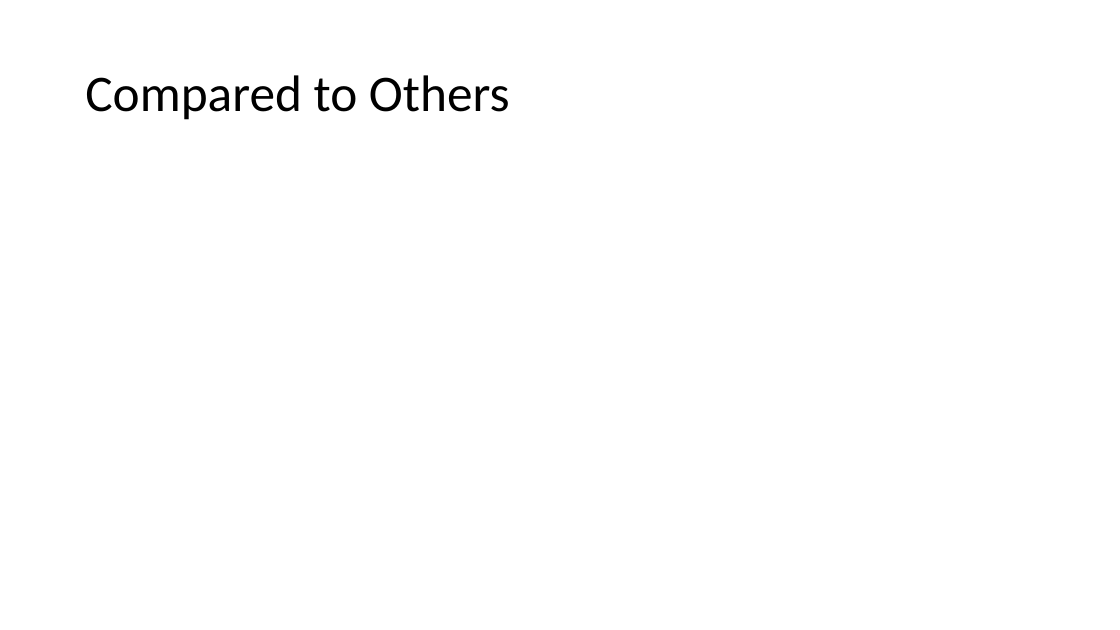
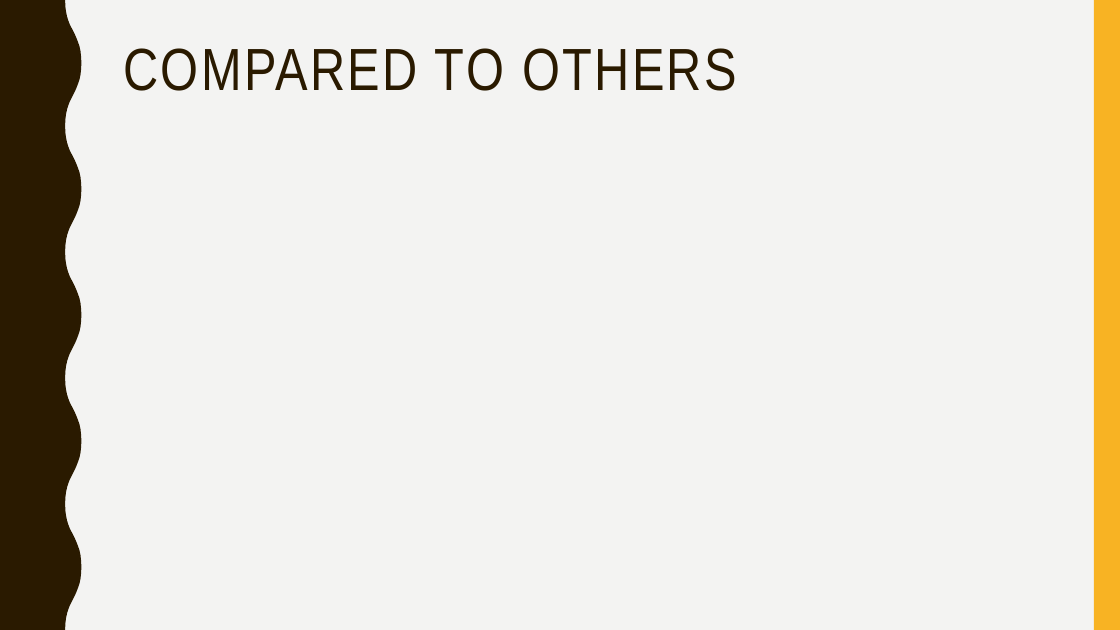
Before and after one commit to QuantamHD/routing-simulation-2, a slide deck: slide 10 of Chord Presentation.pptx (slide 9 before the commit). Drawn at 1120x630 pixels with LibreOffice and Linux fonts; fonts in the diff are those of the drawing. Boxes give left, top, right and bottom in pixels: in the first picture for what was removed or moved away, otherwise in the second. Text is boxed around its words. In the diff, an @@ line names an element or a change of style, - is before the commit and + after.

```diff
--- a/Chord Presentation.pptx
+++ b/Chord Presentation.pptx
@@ background #FFFFFF to #F3F3F2 @@
@@ freeform shape added at box(0, 0, 82, 630), fill #2A1A00 @@
@@ rectangle added at box(1094, 0, 1120, 630), fill #F8B323 @@
@@ title "COMPARED TO OTHERS" at box(123, 48, 737, 91): vertical alignment middle to top @@
@@ title at box(123, 48, 737, 91): text changed; size 44 to 51 pt; font Calibri to Arial Narrow; text colour #000000 to #2A1A00 @@
-Compared to Others
+COMPARED TO OTHERS
```
Also in this commit, not shown: 7 other slides changed, 4 slides added, 2 slides removed.
